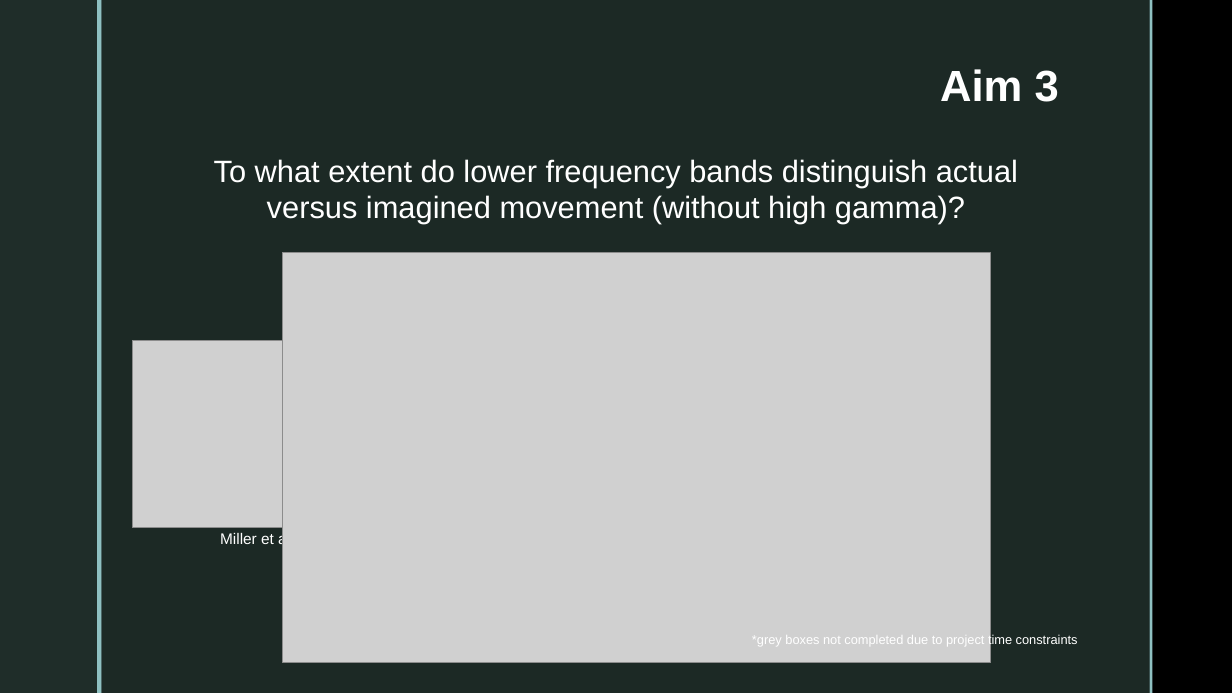
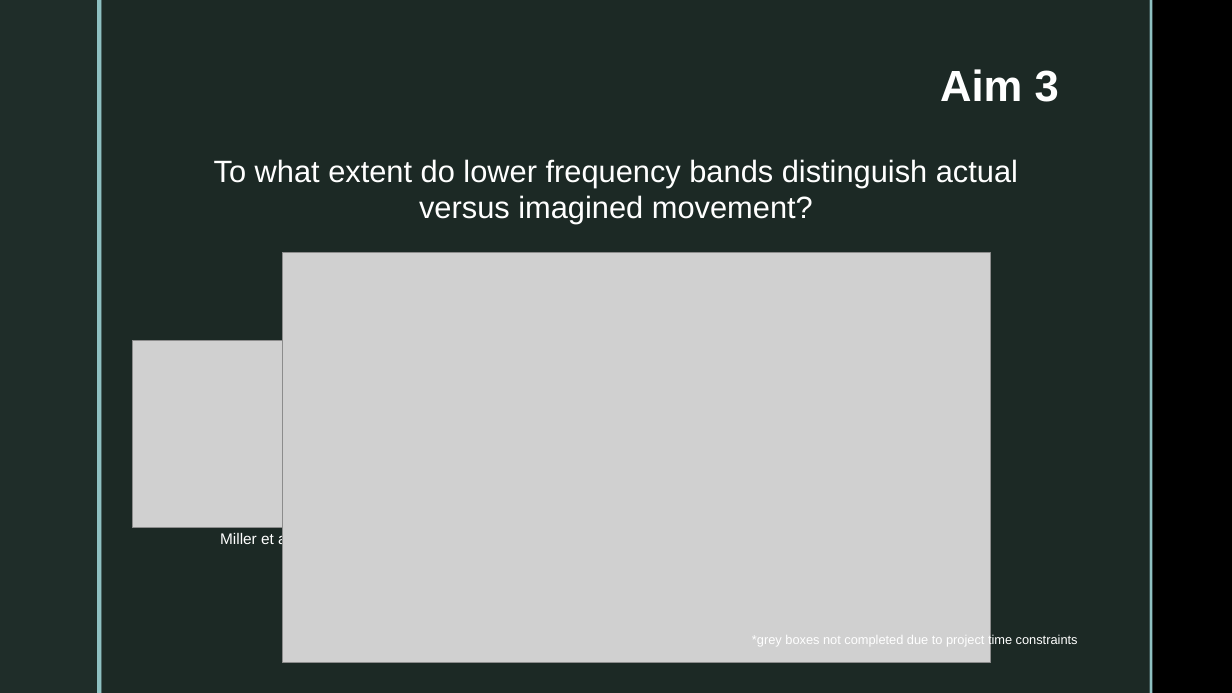
Before and after one commit to jessb0t/motorImagery, a slide deck: slide 7 of presentation/presentation.pptx. Drawn at 1232x693 pixels with LibreOffice and Linux fonts; fonts in the diff are those of the drawing; grey boxes stand for pictures; background and template pictures are left out. Boxes give left, top, right and bottom in pixels: in the first picture for what was removed or moved away, otherwise in the second. Text is boxed around its words. In the diff, an @@ line names an element or a change of style, - is before the commit and + after.

```diff
--- a/presentation/presentation.pptx
+++ b/presentation/presentation.pptx
@@ text at bbox=[214, 159, 1018, 224]: text changed @@
-To what extent do lower frequency bands distinguish actual versus imagined movement (without high gamma)?
+To what extent do lower frequency bands distinguish actual versus imagined movement?
```
Also in this commit, not shown: 2 other slides changed, 4 other files.
